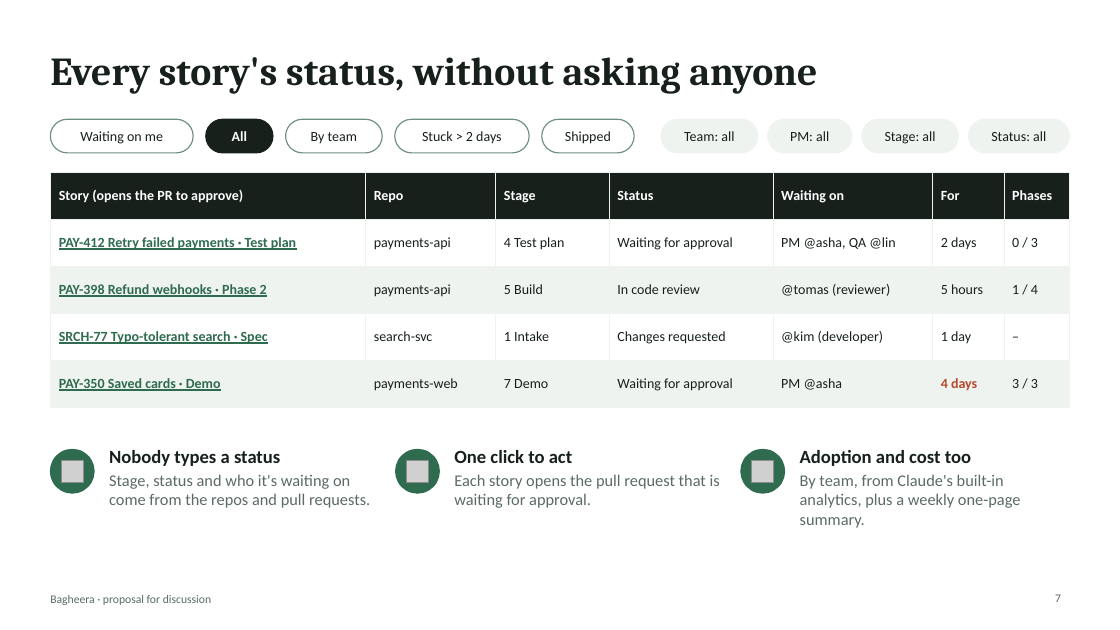
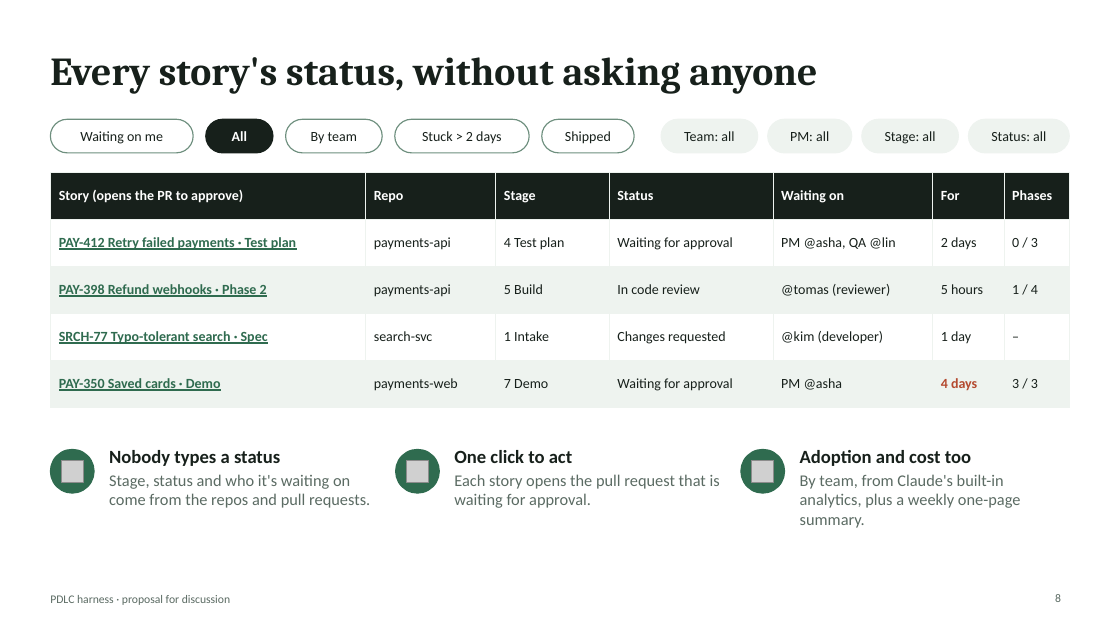
Before and after one commit to rahulnyk/bagheera, a slide deck: slide 8 of docs/pitch-deck.pptx (slide 7 before the commit). Drawn at 1120x630 pixels with LibreOffice and Linux fonts; fonts in the diff are those of the drawing; grey boxes stand for pictures. Boxes give left, top, right and bottom in pixels: in the first picture for what was removed or moved away, otherwise in the second. Text is boxed around its words. In the diff, an @@ line names an element or a change of style, - is before the commit and + after.

```diff
--- a/docs/pitch-deck.pptx
+++ b/docs/pitch-deck.pptx
@@ text at (x1=50, y1=595, x2=230, y2=605): text changed @@
-Bagheera · proposal for discussion
+PDLC harness · proposal for discussion
@@ page number at (x1=1055, y1=594, x2=1061, y2=602): text changed @@
-7
+8
```
Also in this commit, not shown: 8 other slides changed, 1 slide added, 2 other files.
